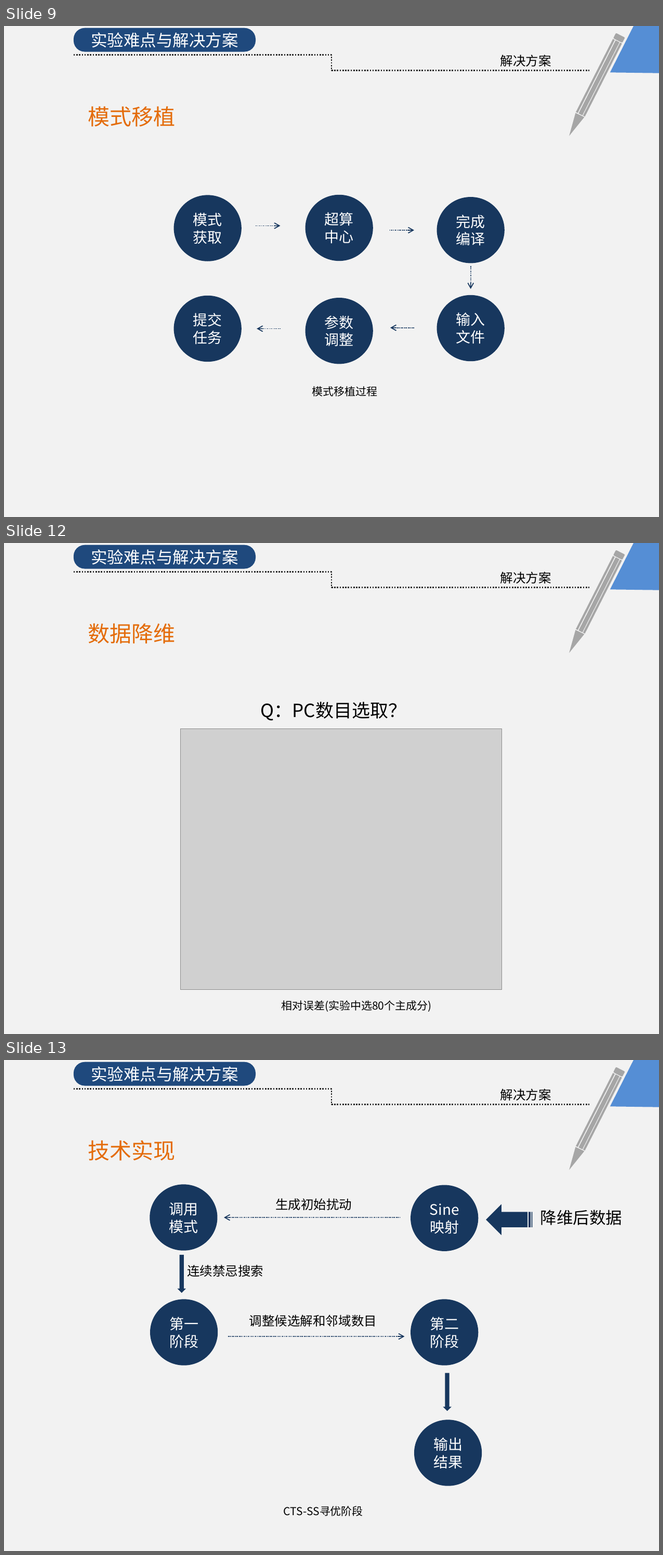
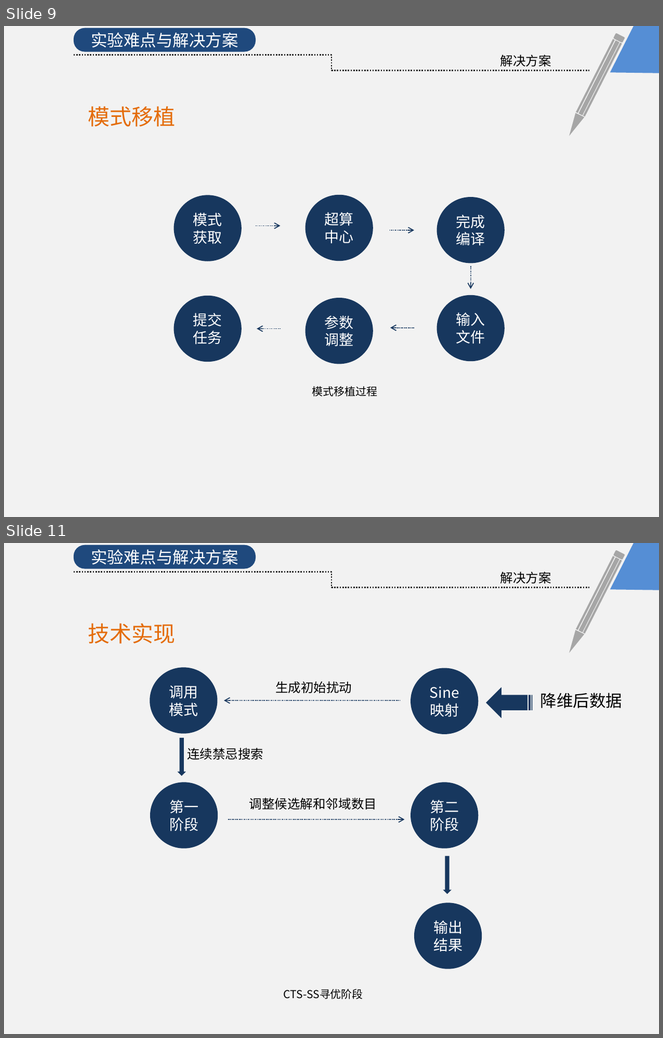
Before and after one commit to KrisCheng/GraduationDesign, a slide deck: FinalPaper/毕业答辩.pptx. Shown one above the other, each under a label of ours: slides 9, 12 and 13 before the commit, slides 9 and 11 after it; the slides between them are not shown. The pictures are 663x1555 and 663x1038 pixels, drawn with LibreOffice and Linux fonts; fonts in the diff are those of the drawing; grey boxes stand for pictures. Boxes give left, top, right and bottom in pixels: in the first picture for what was removed or moved away, otherwise in the second. Text is boxed around its words. In the diff, an @@ line names an element or a change of style, - is before the commit and + after.

```diff
--- a/FinalPaper/毕业答辩.pptx
+++ b/FinalPaper/毕业答辩.pptx
@@ slide 12 removed at bbox=[4, 543, 659, 1034], background #FFFFFF @@
@@ rectangle removed at bbox=[4, 543, 659, 1034] @@
@@ rounded rectangle removed at bbox=[74, 545, 256, 568] @@
-实验难点与解决方案
@@ freeform shape removed at bbox=[610, 543, 659, 590] @@
@@ elbow line removed from (74, 572) to (590, 588) @@
@@ text removed at bbox=[501, 572, 552, 584] @@
-解决方案
@@ text removed at bbox=[88, 623, 176, 644] @@
-数据降维
@@ group removed at bbox=[565, 550, 625, 655]: 3 rectangles, 1 rounded rectangle, 1 freeform shape @@
@@ text removed at bbox=[261, 702, 407, 721] @@
-Q：PC数目选取？
@@ picture removed at bbox=[180, 729, 501, 991] @@
@@ text removed at bbox=[281, 1001, 431, 1012] @@
-相对误差(实验中选80个主成分)
@@ what was slide 13 is now slide 11 @@
```
Also in this commit, not shown: 7 slides changed, 1 slide added, 2 other slides removed, 2 other files.
